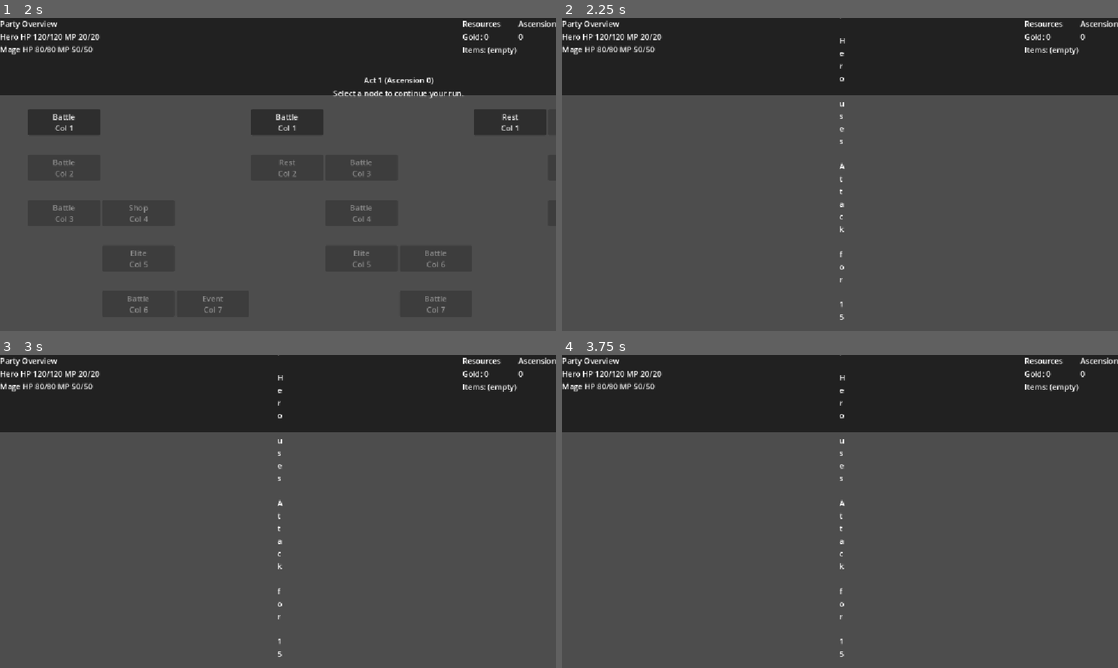
Above: before the commit, frames 1-4 (two rows, left to right).
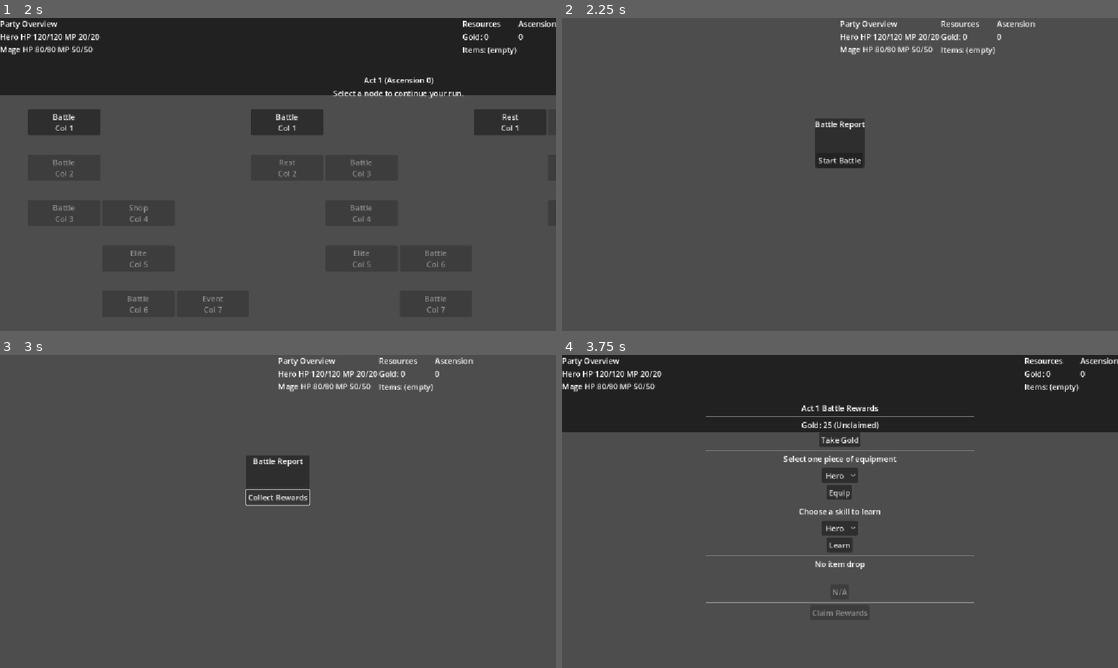
Above: after the commit, the same moments.

Repository: atmlhv/GodotTest
Game: Godot game, scene res://scenes/Title.tscn
Same seed, same stepped clock (60 frames per second), same inputs: the game is played once before the commit and once after it.
Inputs (mouse positions are in pixels of both pictures, inside the frame that each line leads up to):
- Up to frame 1 (2 s): click (289, 133) at 0.52 s; type "12" at 0.6 s; click "New Run" at 1.25 s
- Up to frame 2 (2.25 s): click "Battle Col 1" at 2 s
- Up to frame 3 (3 s): click (278, 495) at 2.75 s, where only the run after the commit has a clickable "Start Battle"
- Up to frame 4 (3.75 s): click (840, 495) at 3.5 s, where only the run after the commit has a clickable "Collect Rewards"

Frame 1 is identical in both runs. In frame 2, 26% of the frame differs, in the area x 0-100%, y 0-97%; in frame 3, 26%; in frame 4, 2.8%.

Commit message:
Fix combat UI node caching duplication

Diff:
--- a/scenes/Combat.gd
+++ b/scenes/Combat.gd
@@ -7,20 +7,48 @@
 const VARIANCE_MIN: float = 0.9
 const VARIANCE_MAX: float = 1.1
 
-@onready var info_label: Label = $VBox/InfoLabel
-@onready var continue_button: Button = $VBox/CompleteButton
+const INFO_LABEL_PATH: NodePath = NodePath("RootLayout/BodyMargin/Panel/VBox/LogScroll/InfoLabel")
+const CONTINUE_BUTTON_PATH: NodePath = NodePath("RootLayout/BodyMargin/Panel/VBox/ButtonRow/CompleteButton")
+const LOG_SCROLL_PATH: NodePath = NodePath("RootLayout/BodyMargin/Panel/VBox/LogScroll")
+
+@onready var info_label: Label = get_node_or_null(INFO_LABEL_PATH) as Label
+@onready var continue_button: Button = get_node_or_null(CONTINUE_BUTTON_PATH) as Button
+@onready var log_scroll: ScrollContainer = get_node_or_null(LOG_SCROLL_PATH) as ScrollContainer
 
 var _battle_log: Array[String] = []
 var _simulation: BattleSimulation
 var _battle_result: Dictionary = {}
+var _encounter_resolved: bool = false
 
 func _ready() -> void:
-    continue_button.disabled = true
-    continue_button.pressed.connect(_on_complete_pressed)
-    info_label.horizontal_alignment = HORIZONTAL_ALIGNMENT_LEFT
-    info_label.vertical_alignment = VERTICAL_ALIGNMENT_TOP
-    info_label.autowrap_mode = TextServer.AUTOWRAP_WORD_SMART
-    _start_simulation()
+    _report_missing_ui_nodes()
+    _initialize_ui()
+    if continue_button == null:
+        _resolve_encounter()
+
+func _report_missing_ui_nodes() -> void:
+    if info_label == null:
+        push_error("Combat scene is missing the info label at %s" % INFO_LABEL_PATH)
+    if log_scroll == null:
+        push_error("Combat scene is missing the log scroll container at %s" % LOG_SCROLL_PATH)
+    if continue_button == null:
+        push_error("Combat scene is missing the continue button at %s" % CONTINUE_BUTTON_PATH)
+
+func _initialize_ui() -> void:
+    _encounter_resolved = false
+    if continue_button != null:
+        continue_button.disabled = false
+        continue_button.text = tr("Start Battle")
+        var pressed_callable := Callable(self, "_on_complete_pressed")
+        if not continue_button.pressed.is_connected(pressed_callable):
+            continue_button.pressed.connect(pressed_callable)
+    if info_label != null:
+        info_label.horizontal_alignment = HORIZONTAL_ALIGNMENT_LEFT
+        info_label.vertical_alignment = VERTICAL_ALIGNMENT_TOP
+        info_label.autowrap_mode = TextServer.AUTOWRAP_WORD_SMART
+        info_label.text = tr("Encounter pending. Press Start Battle to resolve.")
+    if log_scroll != null:
+        log_scroll.scroll_vertical = 0
 
 func _start_simulation() -> void:
     var party_overview: Array[Dictionary] = Game.get_party_overview()
@@ -29,10 +57,29 @@
     _simulation.run()
     _battle_log = _simulation.get_log()
     _battle_result = _simulation.get_result()
-    info_label.text = "\n".join(_battle_log)
+    if info_label != null:
+        info_label.text = "\n".join(_battle_log)
+        _scroll_log_to_bottom()
     _apply_party_results(_simulation.get_party_snapshot())
-    continue_button.disabled = false
-    continue_button.text = tr("Collect Rewards") if _battle_result.get("victory", false) else tr("Continue")
+
+func _resolve_encounter() -> void:
+    if _encounter_resolved:
+        return
+    if continue_button != null:
+        continue_button.disabled = true
+    _start_simulation()
+    _encounter_resolved = true
+    if continue_button != null:
+        continue_button.text = tr("Collect Rewards") if _battle_result.get("victory", false) else tr("Continue")
+        continue_button.disabled = false
+
+func _scroll_log_to_bottom() -> void:
+    if log_scroll == null:
+        return
+    var vbar := log_scroll.get_v_scroll_bar()
+    if vbar == null:
+        return
+    log_scroll.call_deferred("set", "scroll_vertical", int(vbar.max_value))
 
 func _apply_party_results(snapshot: Array[Dictionary]) -> void:
     for entry in snapshot:
@@ -74,6 +121,9 @@
     }
 
 func _on_complete_pressed() -> void:
+    if not _encounter_resolved:
+        _resolve_encounter()
+        return
     if _battle_result.get("victory", false):
         Game.open_rewards()
     else:
--- a/scenes/Combat.tscn
+++ b/scenes/Combat.tscn
@@ -10,29 +10,66 @@
 anchor_bottom = 1.0
 script = ExtResource("2")
 
-[node name="PartyPanel" parent="." instance=ExtResource("1")]
+[node name="RootLayout" type="VBoxContainer" parent="."]
 layout_mode = 1
 anchors_preset = 0
 anchor_right = 1.0
-
-[node name="VBox" type="VBoxContainer" parent="."]
-layout_mode = 1
-anchors_preset = 15
-anchor_left = 0.32
-anchor_right = 0.68
-anchor_top = 0.3
-anchor_bottom = 0.7
+anchor_bottom = 1.0
 size_flags_horizontal = 4
 size_flags_vertical = 4
-alignment = 1
+theme_override_constants/separation = 32
 
-[node name="InfoLabel" type="Label" parent="VBox"]
+[node name="PartyPanel" parent="RootLayout" instance=ExtResource("1")]
 layout_mode = 2
 size_flags_horizontal = 4
-horizontal_alignment = 1
-text = "Encounter pending"
+size_flags_vertical = 1
 
-[node name="CompleteButton" type="Button" parent="VBox"]
+[node name="BodyMargin" type="MarginContainer" parent="RootLayout"]
 layout_mode = 2
 size_flags_horizontal = 4
+size_flags_vertical = 4
+theme_override_constants/margin_left = 96
+theme_override_constants/margin_right = 96
+theme_override_constants/margin_top = 16
+theme_override_constants/margin_bottom = 32
+
+[node name="Panel" type="PanelContainer" parent="RootLayout/BodyMargin"]
+layout_mode = 2
+size_flags_horizontal = 4
+size_flags_vertical = 4
+
+[node name="VBox" type="VBoxContainer" parent="RootLayout/BodyMargin/Panel"]
+layout_mode = 2
+size_flags_horizontal = 4
+size_flags_vertical = 4
+theme_override_constants/separation = 24
+
+[node name="Heading" type="Label" parent="RootLayout/BodyMargin/Panel/VBox"]
+layout_mode = 2
+size_flags_horizontal = 4
+text = "Battle Report"
+horizontal_alignment = 1
+
+[node name="LogScroll" type="ScrollContainer" parent="RootLayout/BodyMargin/Panel/VBox"]
+layout_mode = 2
+size_flags_horizontal = 4
+size_flags_vertical = 4
+horizontal_scroll_mode = 0
+vertical_scroll_mode = 2
+
+[node name="InfoLabel" type="Label" parent="RootLayout/BodyMargin/Panel/VBox/LogScroll"]
+layout_mode = 2
+size_flags_horizontal = 4
+size_flags_vertical = 4
+text = "Encounter pending"
+vertical_alignment = 0
+
+[node name="ButtonRow" type="HBoxContainer" parent="RootLayout/BodyMargin/Panel/VBox"]
+layout_mode = 2
+size_flags_horizontal = 4
+alignment = 2
+
+[node name="CompleteButton" type="Button" parent="RootLayout/BodyMargin/Panel/VBox/ButtonRow"]
+layout_mode = 2
+size_flags_horizontal = 2
 text = "Resolve Encounter"
